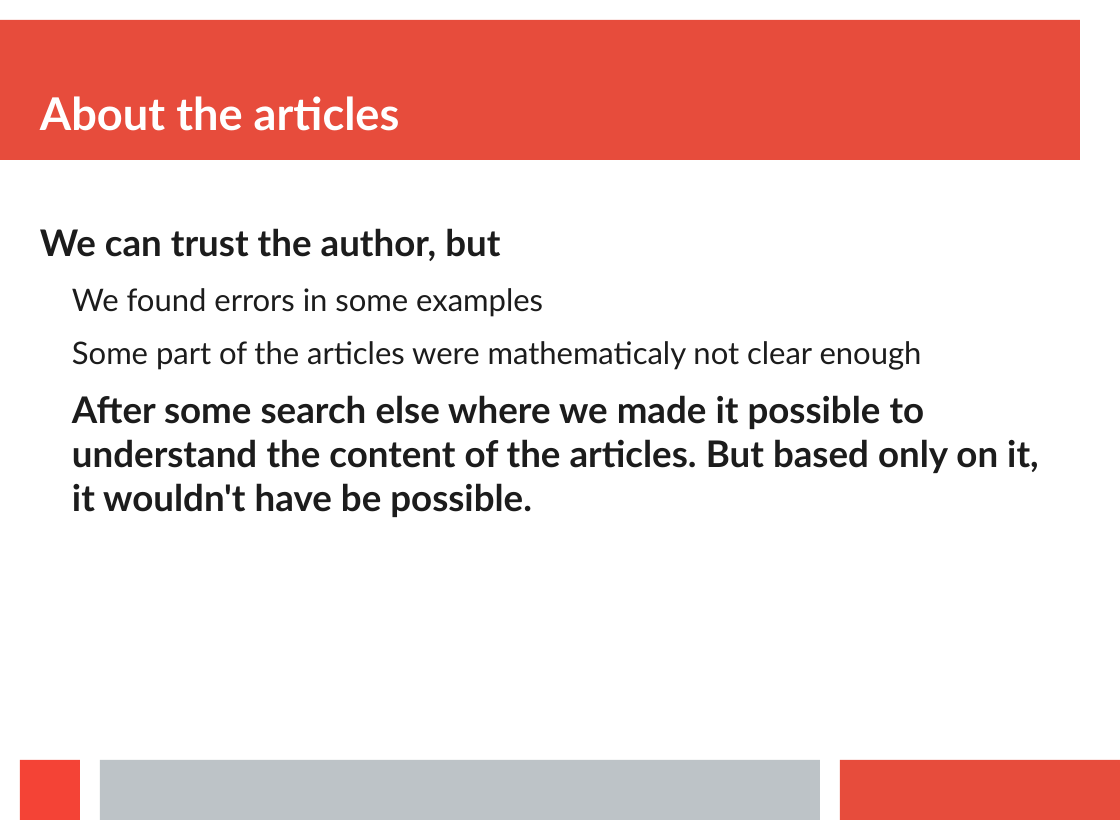
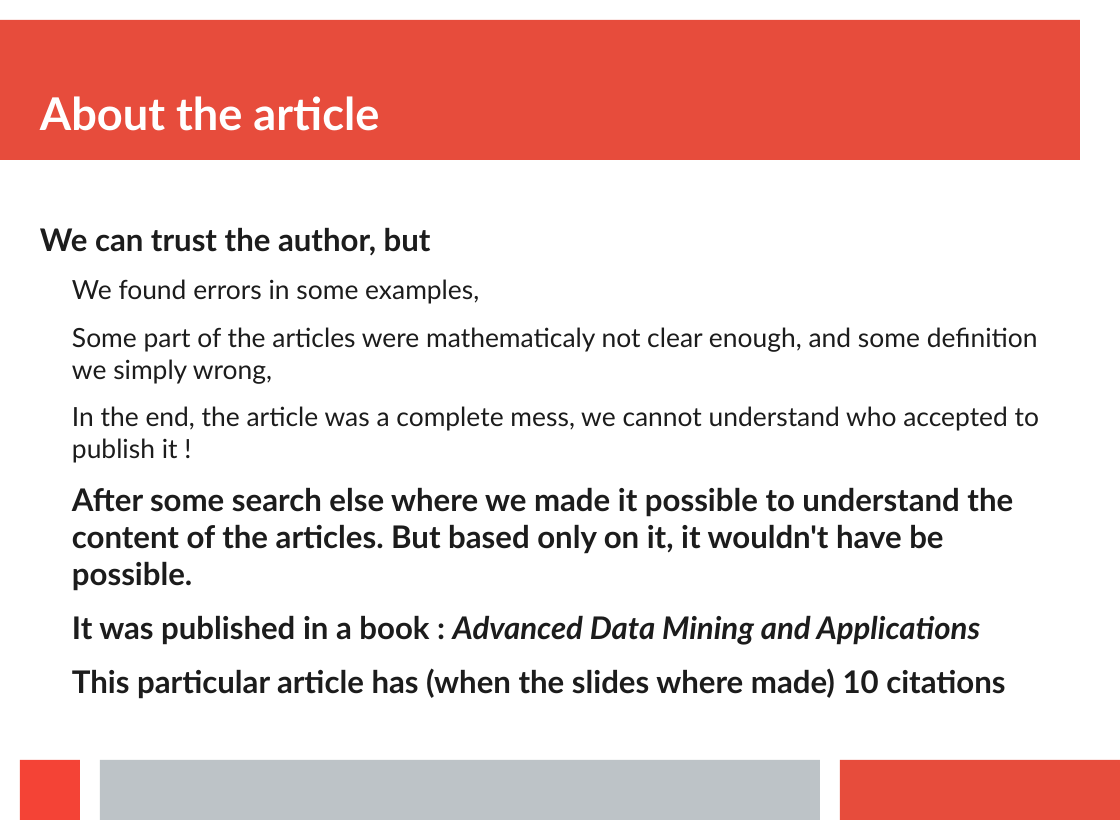
Before and after one commit to Symeon94/iaseminar, a slide deck: slide 8 of presentation/Presentation.odp. Drawn at 1120x840 pixels with LibreOffice and Linux fonts; fonts in the diff are those of the drawing. Boxes give left, top, right and bottom in pixels: in the first picture for what was removed or moved away, otherwise in the second. Text is boxed around its words. In the diff, an @@ line names an element or a change of style, - is before the commit and + after.

```diff
--- a/presentation/Presentation.odp
+++ b/presentation/Presentation.odp
@@ title at box(40, 96, 379, 131): text changed @@
-About the articles
+About the article
@@ text at box(40, 227, 1013, 591): size 26 to 22.1 pt in "We can trust the author, but", "After some search else where we made ..." @@
@@ text at box(72, 279, 1039, 463): text changed; size 22 to 18.7 pt @@
-  We found errors in some examples
-  Some part of the articles were mathematicaly not clear enough
+  We found errors in some examples,
+  Some part of the articles were mathematicaly not clear enough, and some definition we simply wrong,
+  In the end, the article was a complete mess, we cannot understand who accepted to publish it !
@@ text at box(72, 615, 1005, 698): paragraphs added @@
+It was published in a book : Advanced Data Mining and Applications
+This particular article has (when the slides where made) 10 citations
```
Also in this commit, not shown: 23 other slides changed, 5 slides added, 1 other file.
